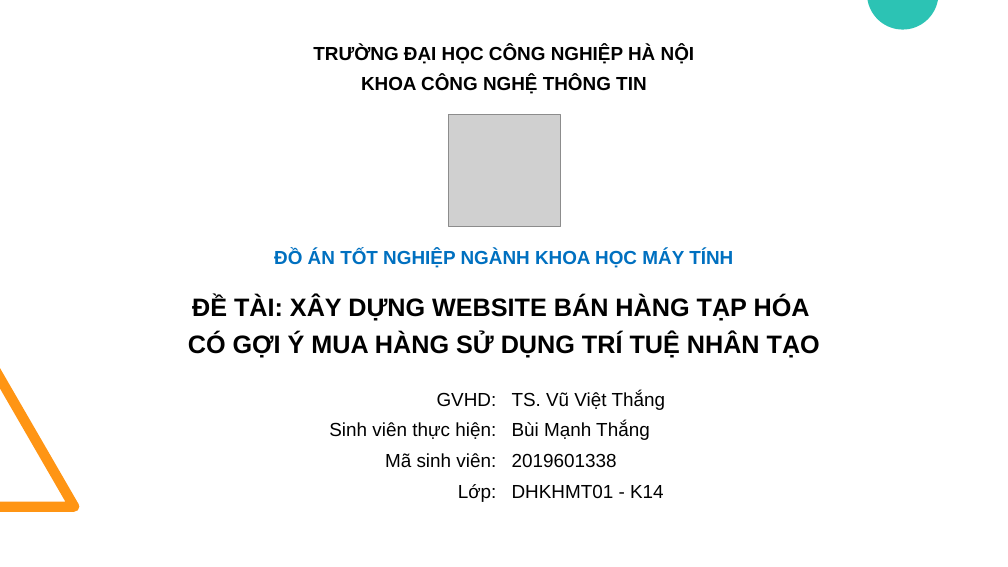
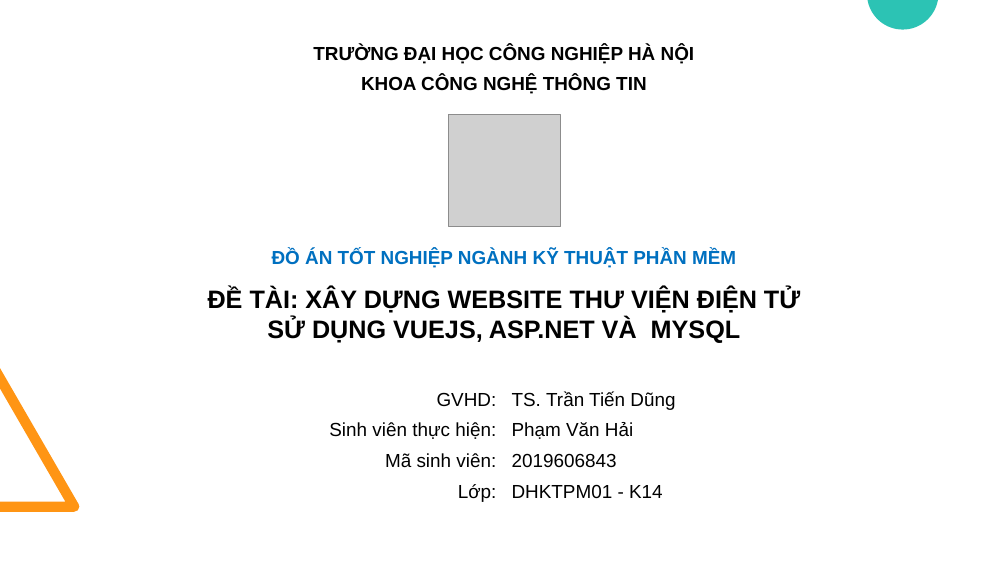
Before and after one commit to HaiPham702/do-an-tn, a slide deck: slide 1 of ThuyetTrinh.pptx. Drawn at 1008x567 pixels with LibreOffice and Linux fonts; fonts in the diff are those of the drawing; grey boxes stand for pictures. Boxes give left, top, right and bottom in pixels: in the first picture for what was removed or moved away, otherwise in the second. Text is boxed around its words. In the diff, an @@ line names an element or a change of style, - is before the commit and + after.

```diff
--- a/ThuyetTrinh.pptx
+++ b/ThuyetTrinh.pptx
@@ text at (x1=272, y1=249, x2=736, y2=268): text changed @@
-ĐỒ ÁN TỐT NGHIỆP NGÀNH KHOA HỌC MÁY TÍNH
+ĐỒ ÁN TỐT NGHIỆP NGÀNH KỸ THUẬT PHẦN MỀM
@@ text at (x1=208, y1=288, x2=800, y2=343): text changed @@
-ĐỀ TÀI: XÂY DỰNG WEBSITE BÁN HÀNG TẠP HÓA
-CÓ GỢI Ý MUA HÀNG SỬ DỤNG TRÍ TUỆ NHÂN TẠO
+ĐỀ TÀI: XÂY DỰNG WEBSITE THƯ VIỆN ĐIỆN TỬ SỬ DỤNG VUEJS, ASP.NET VÀ MYSQL
@@ table at (x1=168, y1=386, x2=839, y2=508) @@
-row 1, column 2: TS. Vũ Việt Thắng
+row 1, column 2: TS. Trần Tiến Dũng
-row 2, column 2: Bùi Mạnh Thắng
+row 2, column 2: Phạm Văn Hải
-row 3, column 2: 2019601338
+row 3, column 2: 2019606843
-row 4, column 2: DHKHMT01 - K14
+row 4, column 2: DHKTPM01 - K14
```
Also in this commit, not shown: 1 other slide changed, 5 other files.
